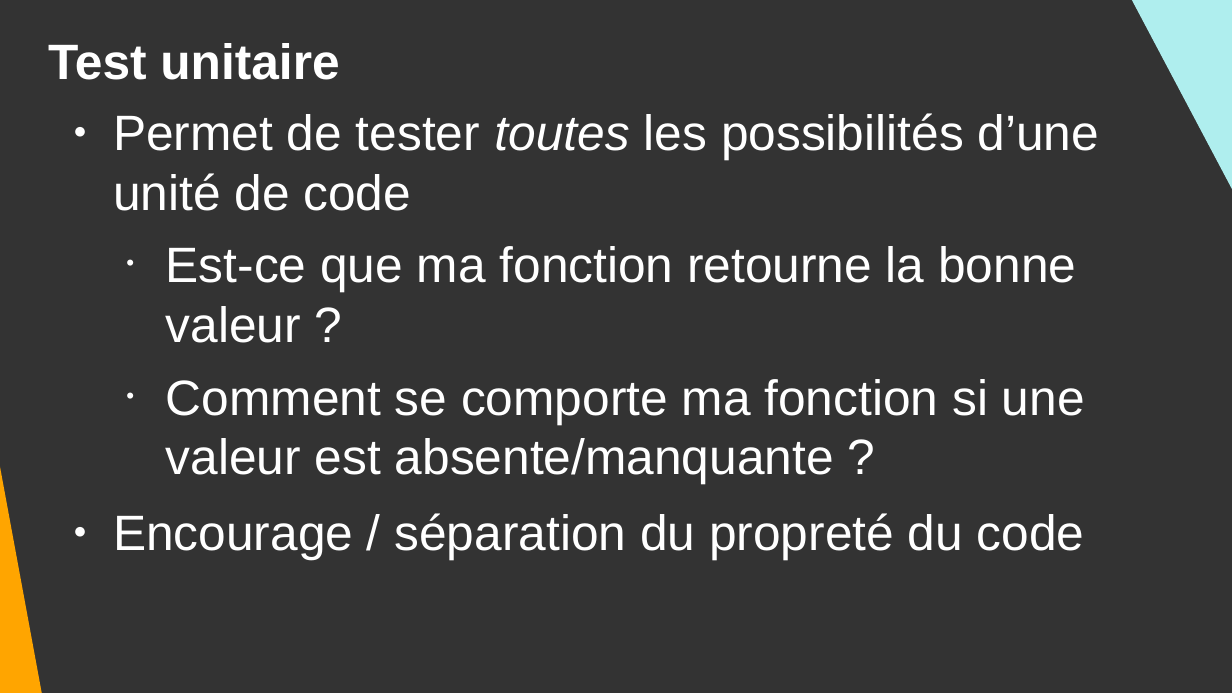
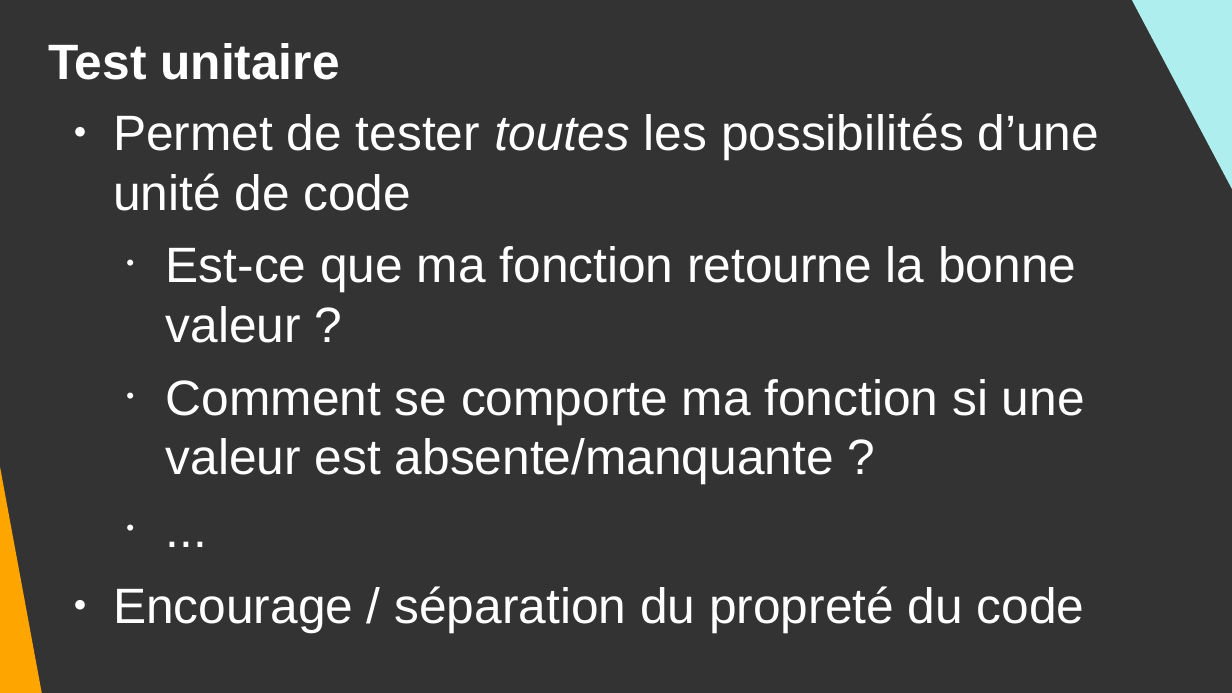
Before and after one commit to DanYellow/cours, a slide deck: slide 5 of developpement-front-s5/travaux-pratiques/numero-1/presentation.odp. Drawn at 1232x693 pixels with LibreOffice and Linux fonts; fonts in the diff are those of the drawing. Boxes give left, top, right and bottom in pixels: in the first picture for what was removed or moved away, otherwise in the second. Text is boxed around its words. In the diff, an @@ line names an element or a change of style, - is before the commit and + after.

Commit message:
dev-front-s5 - add async api call for unit test course

```diff
--- a/developpement-front-s5/travaux-pratiques/numero-1/presentation.odp
+++ b/developpement-front-s5/travaux-pratiques/numero-1/presentation.odp
@@ text at [113, 113, 1099, 632]: paragraph added @@
+  • ...
```
Also in this commit, not shown: 5 other slides changed, 8 slides added, 13 slides removed, 9 other files.
